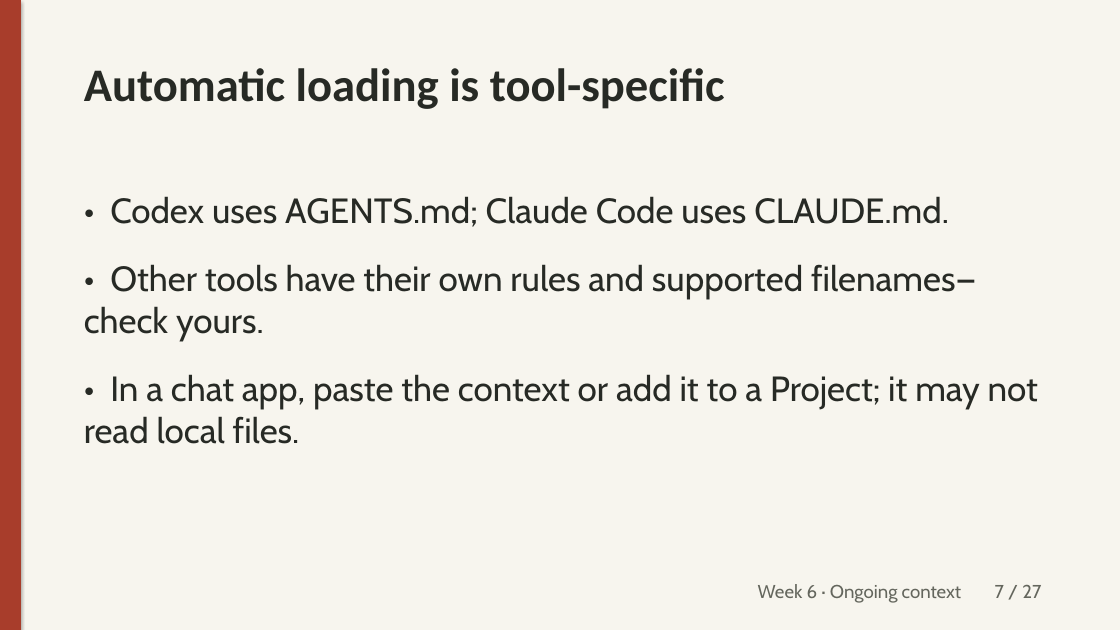
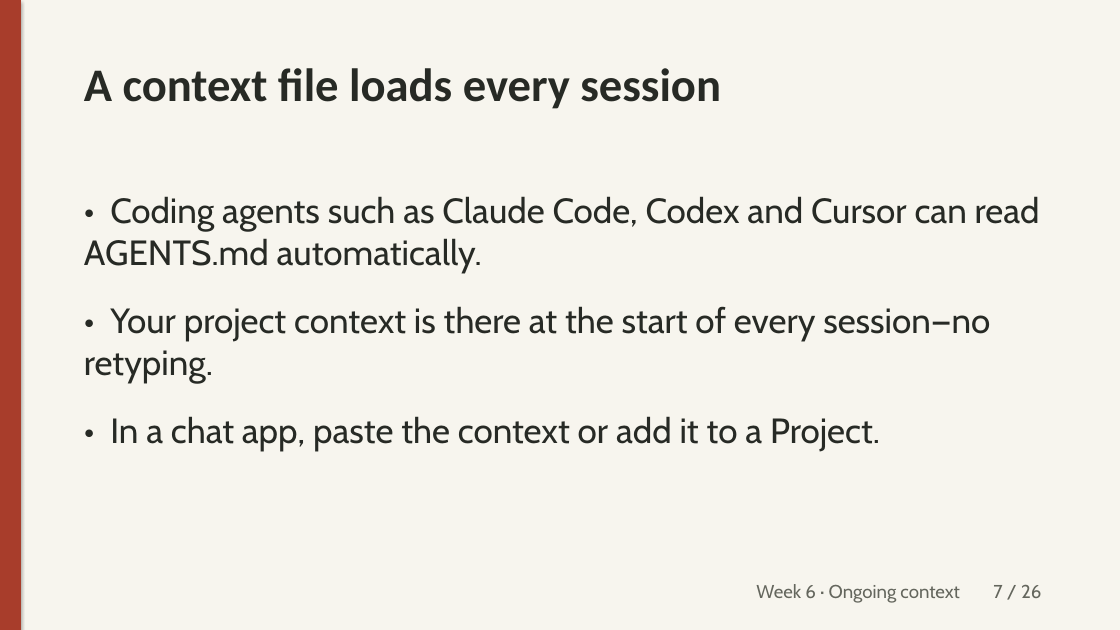
Before and after one commit to unforcedagi/learn-vibe-build-deck, a slide deck: slide 7 of lessons/week-6/_src/week6-lecture.pptx. Drawn at 1120x630 pixels with LibreOffice and Linux fonts; fonts in the diff are those of the drawing. Boxes give left, top, right and bottom in pixels: in the first picture for what was removed or moved away, otherwise in the second. Text is boxed around its words. In the diff, an @@ line names an element or a change of style, - is before the commit and + after.

Commit message:
Week 6: AGENTS.md works across coding agents incl. Claude Code; API vs MCP (connectors in Claude); drop permissions slide (#15)

```diff
--- a/lessons/week-6/_src/week6-lecture.pptx
+++ b/lessons/week-6/_src/week6-lecture.pptx
@@ text at [84,68,721,109]: text changed @@
-Automatic loading is tool-specific
+A context file loads every session
@@ text at [84,196,1040,451]: text changed @@
-• Codex uses AGENTS.md; Claude Code uses CLAUDE.md.
-• Other tools have their own rules and supported filenames—check yours.
-• In a chat app, paste the context or add it to a Project; it may not read local files.
+• Coding agents such as Claude Code, Codex and Cursor can read AGENTS.md automatically.
+• Your project context is there at the start of every session—no retyping.
+• In a chat app, paste the context or add it to a Project.
@@ text at [756,584,1041,603]: text changed @@
-Week 6 · Ongoing context 7 / 27
+Week 6 · Ongoing context 7 / 26
```
Also in this commit, not shown: 25 other slides changed, 1 slide removed, 8 other files.
